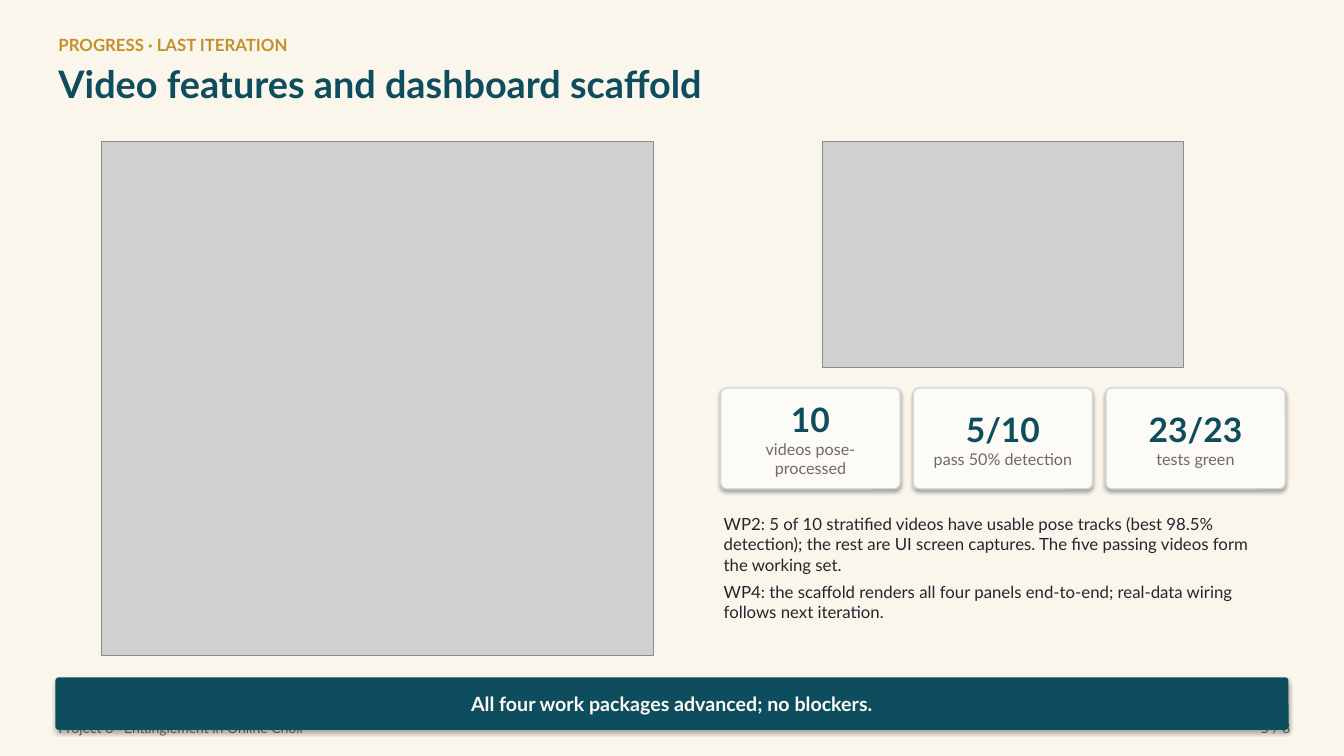
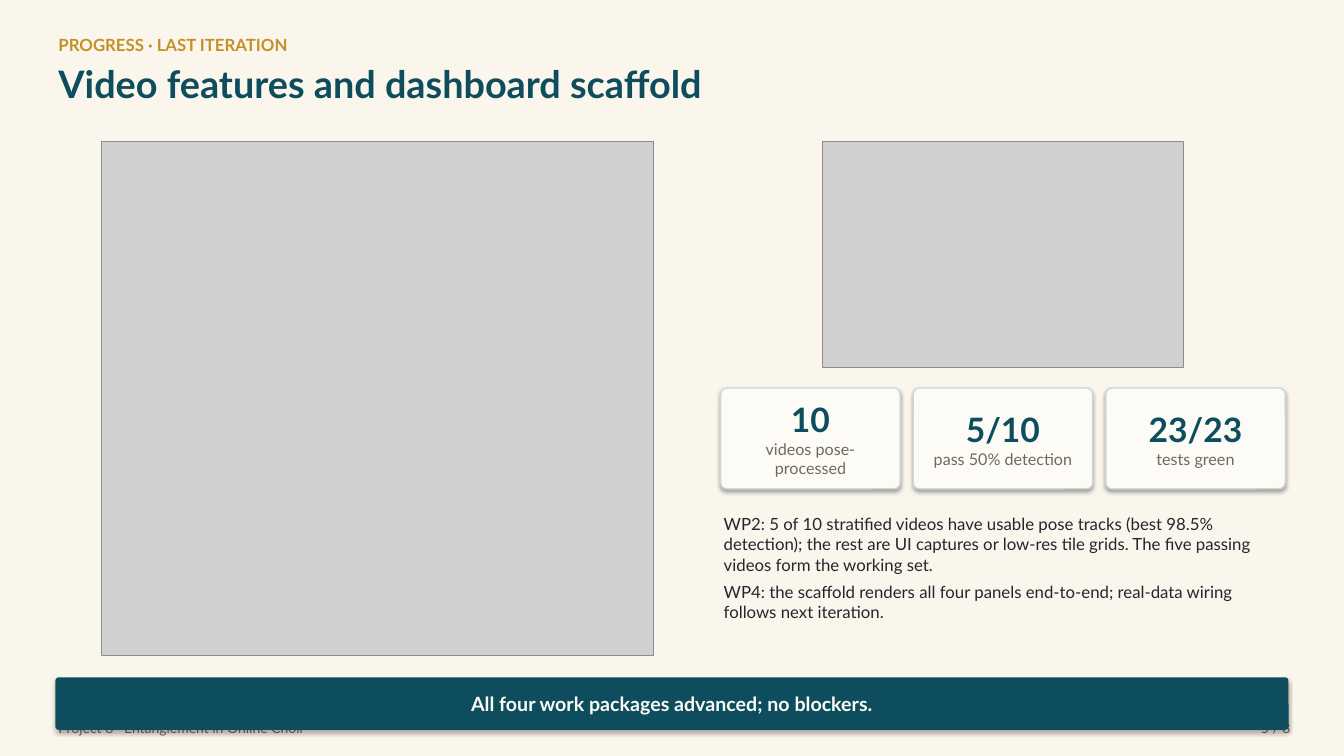
Before and after one commit to Zuraiz270/networked-choir-entanglement, a slide deck: slide 5 of output/jun11_status_meeting_iv.pptx. Drawn at 1344x756 pixels with LibreOffice and Linux fonts; fonts in the diff are those of the drawing; grey boxes stand for pictures. Boxes give left, top, right and bottom in pixels: in the first picture for what was removed or moved away, otherwise in the second. Text is boxed around its words. In the diff, an @@ line names an element or a change of style, - is before the commit and + after.

```diff
--- a/output/jun11_status_meeting_iv.pptx
+++ b/output/jun11_status_meeting_iv.pptx
@@ text at <box>724,517,1250,574</box>: text changed @@
-WP2: 5 of 10 stratified videos have usable pose tracks (best 98.5% detection); the rest are UI screen captures. The five passing videos form the working set.
+WP2: 5 of 10 stratified videos have usable pose tracks (best 98.5% detection); the rest are UI captures or low-res tile grids. The five passing videos form the working set.
```
Also in this commit, not shown: 5 other slides changed.
